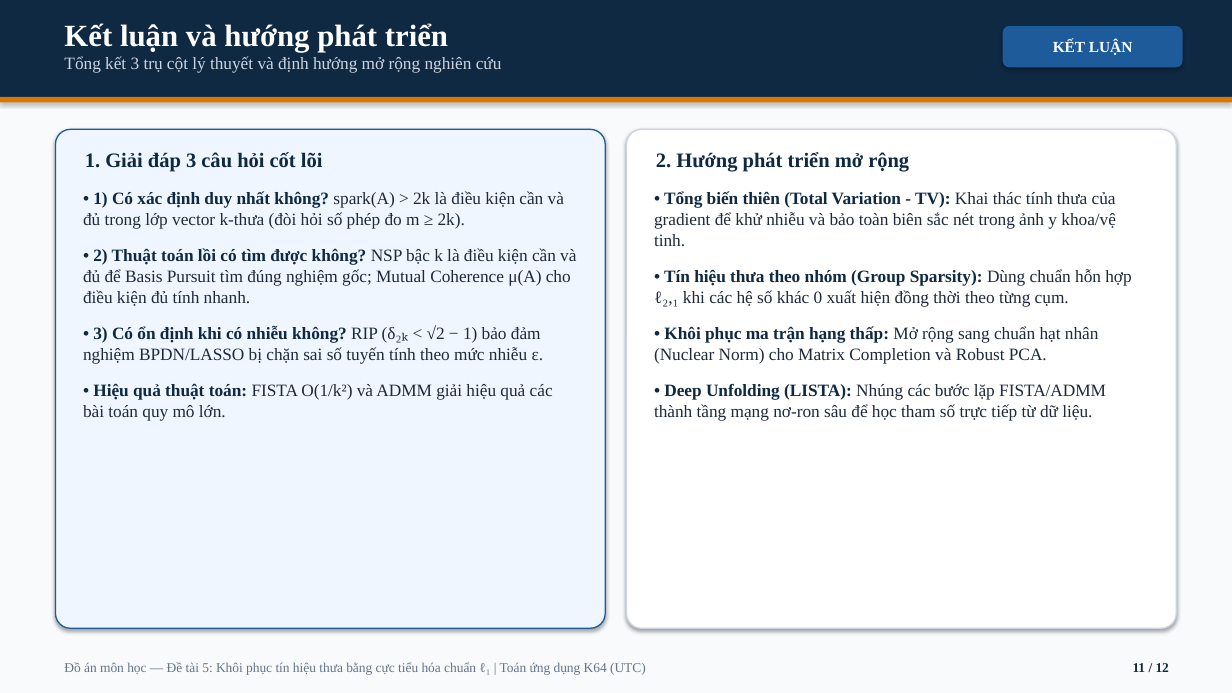
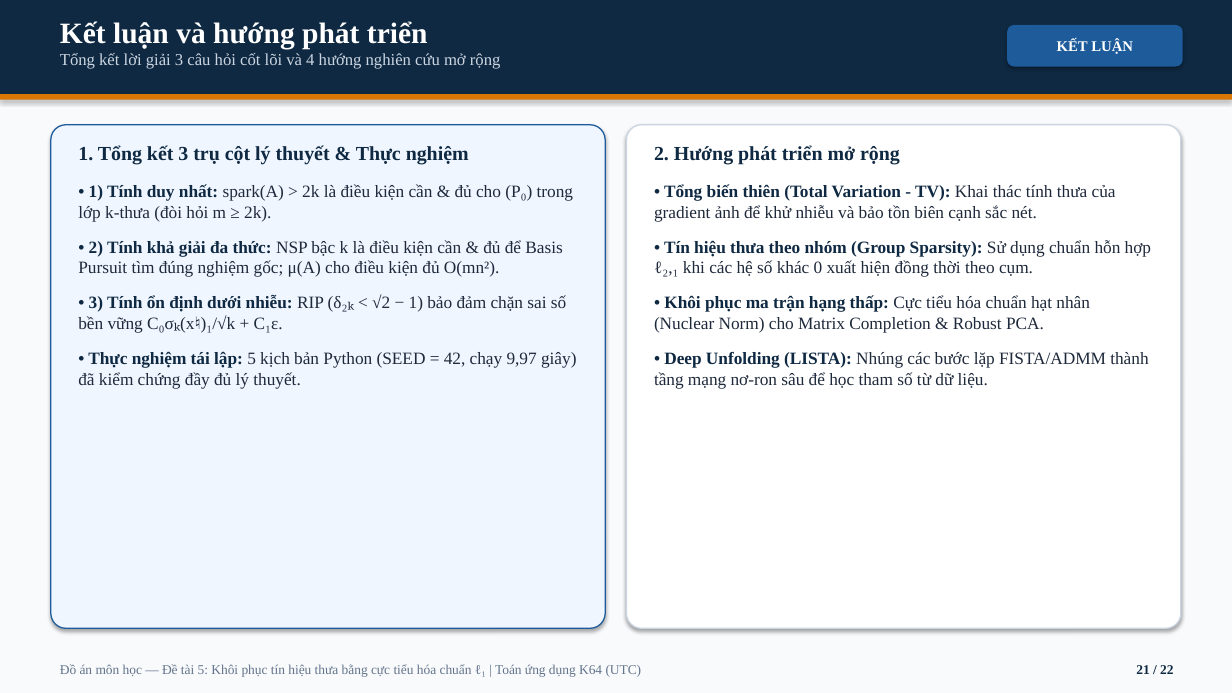
Before and after one commit to Daisme12/Do_an_mon, a slide deck: slide 21 of Thuyet_trinh_De_tai_5.pptx (slide 11 before the commit). Drawn at 1232x693 pixels with LibreOffice and Linux fonts; fonts in the diff are those of the drawing. Boxes give left, top, right and bottom in pixels: in the first picture for what was removed or moved away, otherwise in the second. Text is boxed around its words. In the diff, an @@ line names an element or a change of style, - is before the commit and + after.

Commit message:
Mở rộng slide thuyết trình lên 22 trang: đầy đủ công thức toán, code Python và toàn bộ kết quả thực nghiệm

```diff
--- a/Thuyet_trinh_De_tai_5.pptx
+++ b/Thuyet_trinh_De_tai_5.pptx
@@ text at box(60, 21, 428, 49): size 24 to 23 pt in "Kết luận và hướng phát triển" @@
@@ rounded rectangle "KẾT LUẬN": place and size @@
-rounded rectangle "KẾT LUẬN" at box(1003, 26, 1183, 67)
+rounded rectangle "KẾT LUẬN" at box(1007, 25, 1183, 67)
@@ rounded rectangle "KẾT LUẬN" at box(1007, 25, 1183, 67): size 12 to 11.5 pt @@
@@ text at box(60, 53, 501, 69): text changed; size 13.5 to 13 pt @@
-Tổng kết 3 trụ cột lý thuyết và định hướng mở rộng nghiên cứu
+Tổng kết lời giải 3 câu hỏi cốt lõi và 4 hướng nghiên cứu mở rộng
@@ rounded rectangle: place and size @@
-rounded rectangle at box(55, 129, 605, 628)
+rounded rectangle at box(51, 125, 605, 628)
@@ text at box(78, 145, 469, 165): text changed; size 16 to 15.5 pt @@
-1. Giải đáp 3 câu hỏi cốt lõi
+1. Tổng kết 3 trụ cột lý thuyết & Thực nghiệm
@@ rounded rectangle: place and size @@
-rounded rectangle at box(627, 129, 1177, 628)
+rounded rectangle at box(627, 125, 1181, 628)
@@ text "2. Hướng phát triển mở ..." at box(654, 145, 900, 165): size 16 to 15.5 pt @@
@@ text at box(78, 184, 576, 389): text changed @@
-• 1) Có xác định duy nhất không? spark(A) > 2k là điều kiện cần và đủ trong lớp vector k-thưa (đòi hỏi số phép đo m ≥ 2k).
-• 2) Thuật toán lồi có tìm được không? NSP bậc k là điều kiện cần và đủ để Basis Pursuit tìm đúng nghiệm gốc; Mutual Coherence μ(A) cho điều kiện đủ tính nhanh.
-• 3) Có ổn định khi có nhiễu không? RIP (δ₂ₖ < √2 − 1) bảo đảm nghiệm BPDN/LASSO bị chặn sai số tuyến tính theo mức nhiễu ε.
-• Hiệu quả thuật toán: FISTA O(1/k²) và ADMM giải hiệu quả các bài toán quy mô lớn.
+• 1) Tính duy nhất: spark(A) > 2k là điều kiện cần & đủ cho (P₀) trong lớp k-thưa (đòi hỏi m ≥ 2k).
+• 2) Tính khả giải đa thức: NSP bậc k là điều kiện cần & đủ để Basis Pursuit tìm đúng nghiệm gốc; μ(A) cho điều kiện đủ O(mn²).
+• 3) Tính ổn định dưới nhiễu: RIP (δ₂ₖ < √2 − 1) bảo đảm chặn sai số bền vững C₀σₖ(x♮)₁/√k + C₁ε.
+• Thực nghiệm tái lập: 5 kịch bản Python (SEED = 42, chạy 9,97 giây) đã kiểm chứng đầy đủ lý thuyết.
@@ text at box(654, 184, 1151, 389): text changed @@
-• Tổng biến thiên (Total Variation - TV): Khai thác tính thưa của gradient để khử nhiễu và bảo toàn biên sắc nét trong ảnh y khoa/vệ tinh.
-• Tín hiệu thưa theo nhóm (Group Sparsity): Dùng chuẩn hỗn hợp ℓ₂,₁ khi các hệ số khác 0 xuất hiện đồng thời theo từng cụm.
-• Khôi phục ma trận hạng thấp: Mở rộng sang chuẩn hạt nhân (Nuclear Norm) cho Matrix Completion và Robust PCA.
-• Deep Unfolding (LISTA): Nhúng các bước lặp FISTA/ADMM thành tầng mạng nơ-ron sâu để học tham số trực tiếp từ dữ liệu.
+• Tổng biến thiên (Total Variation - TV): Khai thác tính thưa của gradient ảnh để khử nhiễu và bảo tồn biên cạnh sắc nét.
+• Tín hiệu thưa theo nhóm (Group Sparsity): Sử dụng chuẩn hỗn hợp ℓ₂,₁ khi các hệ số khác 0 xuất hiện đồng thời theo cụm.
+• Khôi phục ma trận hạng thấp: Cực tiểu hóa chuẩn hạt nhân (Nuclear Norm) cho Matrix Completion & Robust PCA.
+• Deep Unfolding (LISTA): Nhúng các bước lặp FISTA/ADMM thành tầng mạng nơ-ron sâu để học tham số từ dữ liệu.
@@ text "Đồ án môn học — ...": place and size @@
-text "Đồ án môn học — ..." at box(64, 662, 646, 675)
+text "Đồ án môn học — ..." at box(60, 664, 642, 677)
@@ text removed at box(1133, 663, 1169, 672) @@
-11 / 12
@@ text added at box(1136, 665, 1173, 674), 10.5 pt, text #0F2942, bold @@
+21 / 22
```
Also in this commit, not shown: 6 other slides changed, 15 slides added, 5 slides removed.
